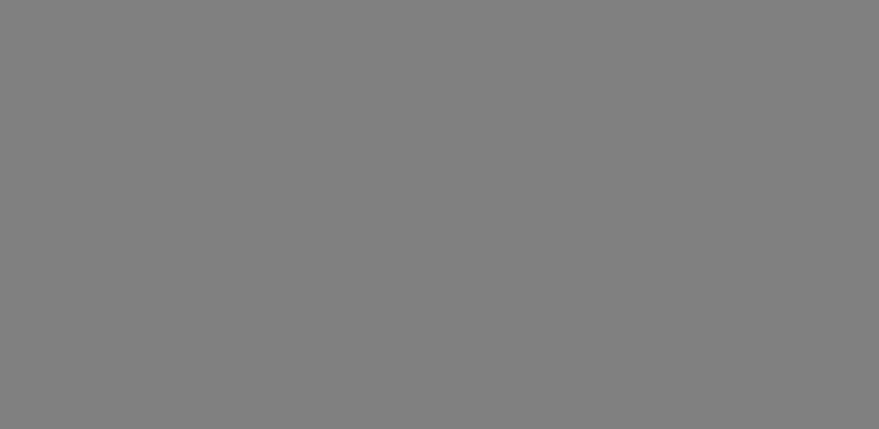
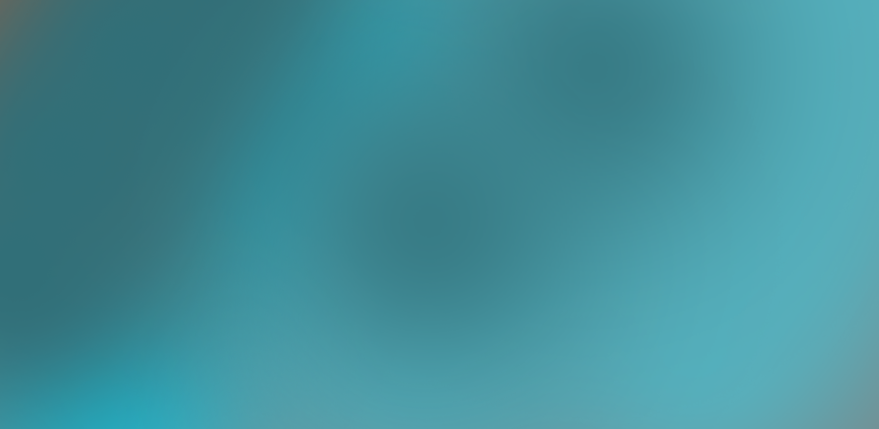
Layer changes from the first (879, 429) image to the second:
added layer "Layer 1" above "Rectangle 1 copy 5" over [0, 0, 879, 429]
